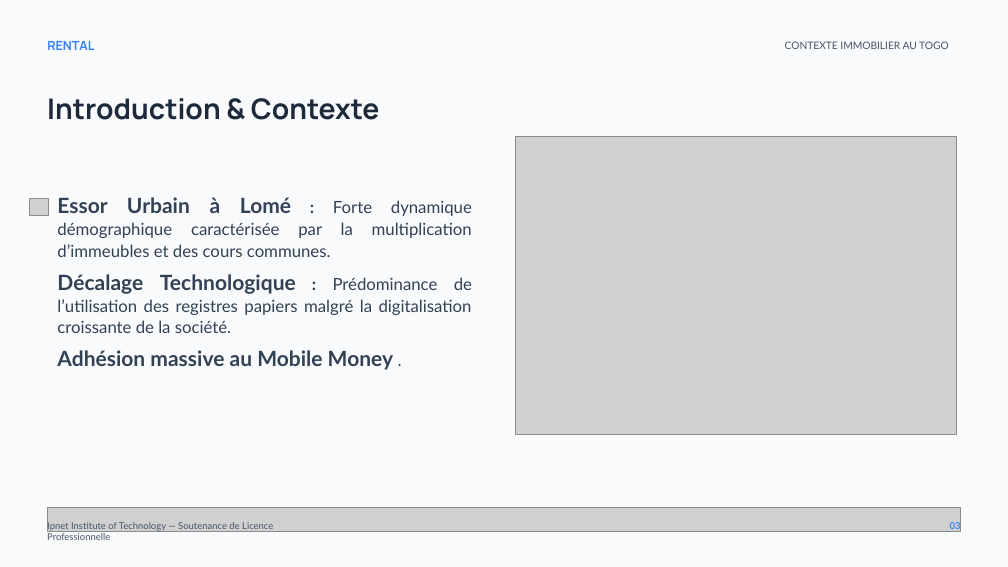
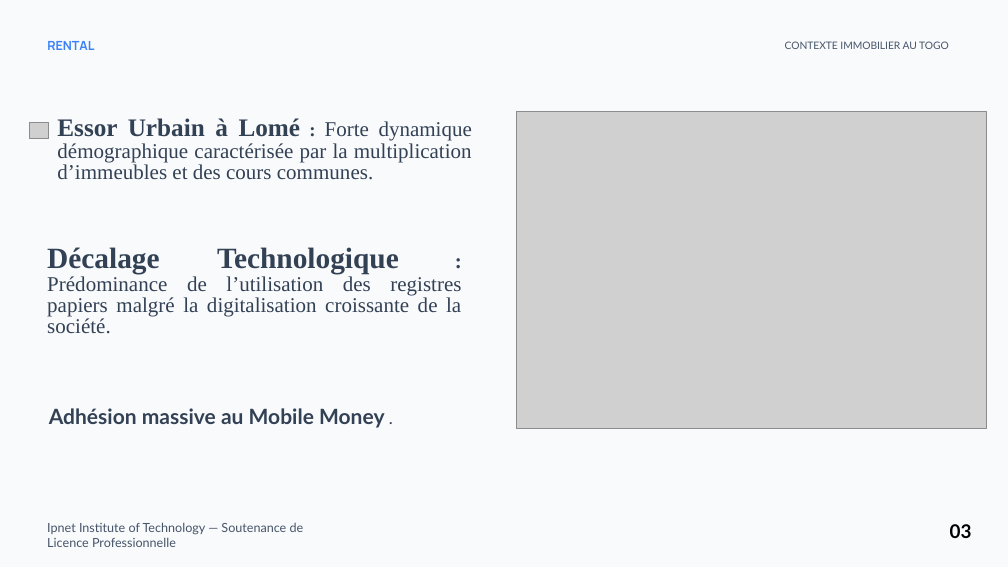
Before and after one commit to xavierGIT04/Soutenance, a slide deck: slide 4 of Soutenance de Licence - GBANDI WAKE (1).pptx (slide 3 before the commit). Drawn at 1008x567 pixels with LibreOffice and Linux fonts; fonts in the diff are those of the drawing; grey boxes stand for pictures; background and template pictures are left out. Boxes give left, top, right and bottom in pixels: in the first picture for what was removed or moved away, otherwise in the second. Text is boxed around its words. In the diff, an @@ line names an element or a change of style, - is before the commit and + after.

```diff
--- a/Soutenance de Licence - GBANDI WAKE (1).pptx
+++ b/Soutenance de Licence - GBANDI WAKE (1).pptx
@@ text removed at (x1=47, y1=98, x2=379, y2=120) @@
-Introduction & Contexte
@@ text "Essor Urbain à Lomé : ..." moved from (x1=57, y1=197, x2=472, y2=257) to (x1=57, y1=118, x2=472, y2=180) @@
@@ text "Essor Urbain à Lomé : ..." at (x1=57, y1=118, x2=472, y2=180): size 20 to 24 pt in "Essor Urbain à Lomé"; size 16 to 18 pt in ":"; size 16 to 20 pt in "Forte dynamique démographique caractérisée par la multiplica ..."; font Lato to Times New Roman @@
@@ picture resized from (x1=516, y1=137, x2=957, y2=435) to (x1=516, y1=112, x2=986, y2=429) @@
@@ picture moved from (x1=29, y1=199, x2=49, y2=216) to (x1=29, y1=123, x2=49, y2=139) @@
@@ text "Décalage Technologique : Prédominance de ..." moved from (x1=57, y1=274, x2=472, y2=333) to (x1=47, y1=247, x2=461, y2=333) @@
@@ text "Décalage Technologique : Prédominance de ..." at (x1=47, y1=247, x2=461, y2=333): size 20 to 28 pt in "Décalage Technologique"; size 16 to 20 pt in ": Prédominance de l’utilisation des registres papiers ..."; font Lato to Times New Roman @@
@@ text "Adhésion massive au Mobile Money ..." moved from (x1=57, y1=350, x2=393, y2=370) to (x1=49, y1=408, x2=384, y2=428) @@
@@ picture removed at (x1=47, y1=507, x2=960, y2=532) @@
@@ text "Ipnet Institute of Technology — ..." at (x1=47, y1=522, x2=304, y2=547): size 9 to 12 pt @@
@@ text "03" at (x1=950, y1=524, x2=972, y2=538): size 9 to 18 pt, text colour #3B82F6 to #000000 @@
```
Also in this commit, not shown: 27 other slides changed, 6 slides added, 2 slides removed, 4 other files.
